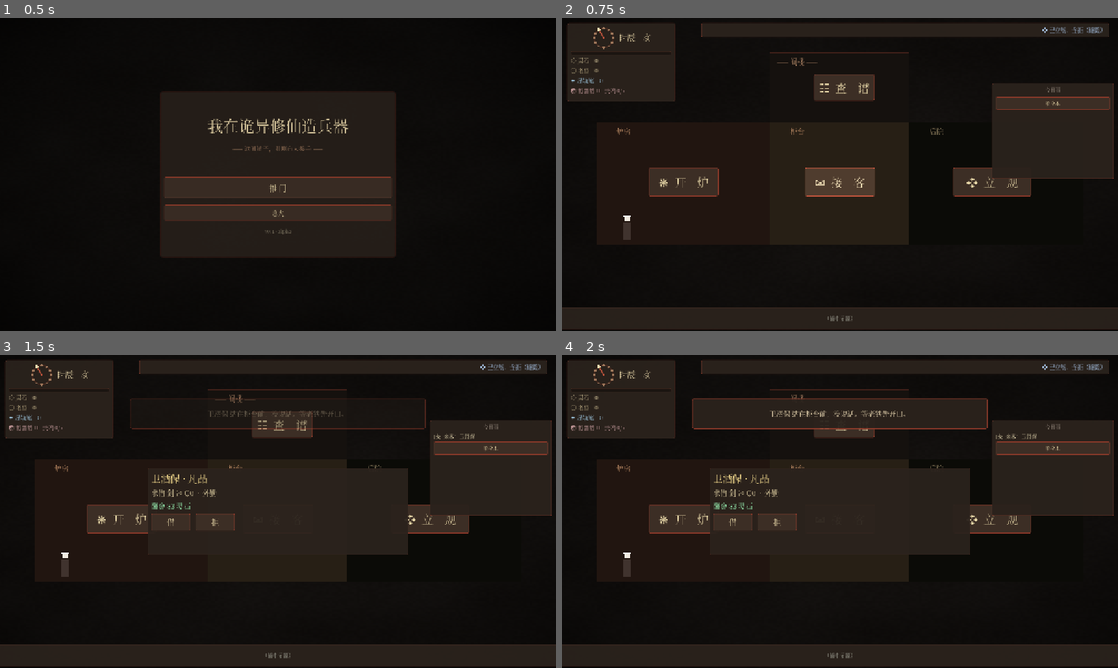
Above: before the commit, frames 1-4 (two rows, left to right).
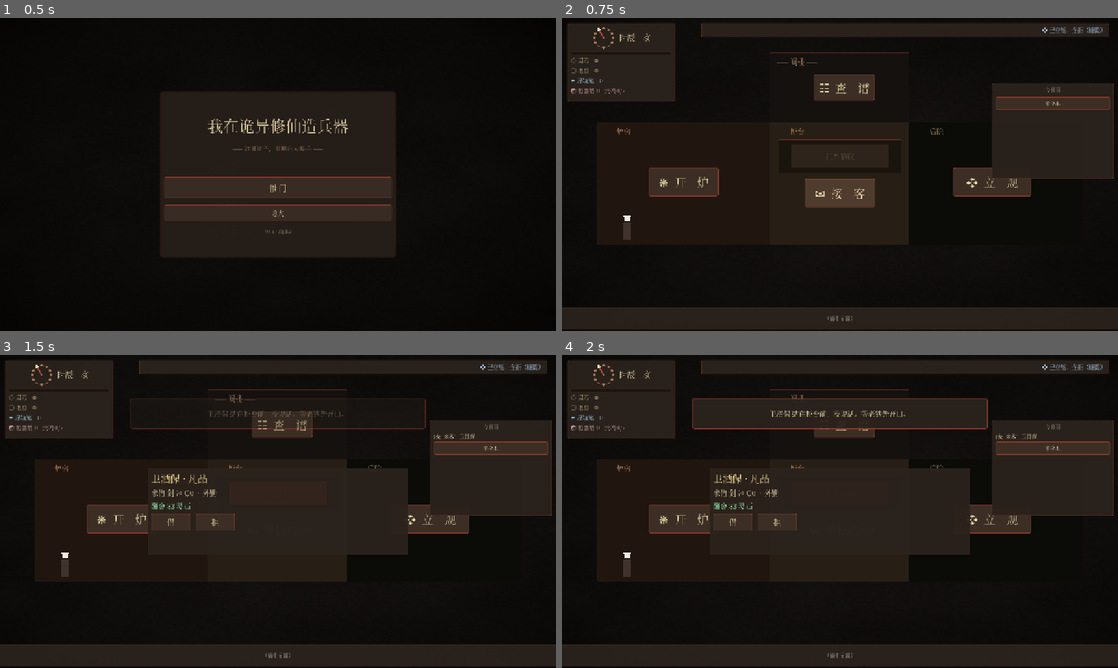
Above: after the commit, the same moments.

Repository: guliqianxun/XiuXianLegend
Game: Godot game, scene res://scenes/main_menu.tscn
The game is run twice, just before and just after one commit, with the same random seed, the same clock (stepped at 60 frames per second) and the same inputs.
Inputs:
- Up to frame 1 (0.5 s): no input
- Up to frame 2 (0.75 s): click "推门" at 0.5 s
- Up to frame 3 (1.5 s): click "✉ 接 客" at 1.25 s
- Up to frame 4 (2 s): no input

Frame 1 is identical in both runs. In frame 2, 1.2% of the frame differs, in the area x 39-61%, y 38-61%; in frame 3, less than 0.1%; in frame 4, less than 0.1%.

Commit message:
feat(ui): 柜台门帘指示器 + 星谱 ESC/✕ 关闭（UI 易用性 v1）
A · DoorVisual 组件（door_visual.gd/.tscn）4 状态：
- idle: 暗灰静止 + "门外静寂"
- pending: 朱红浅亮 + "门外有客" + 按钮 disabled "等回应中…"
- just-arrived: 朱红 flash + 帘横晃 1s + "来客了"
- just-failed: 灰 flash + "门外无人迹" 0.6s
shop_screen 联动按钮文案 + 1.5s 节流 EventLog counter_empty

B · codex_screen.gd 加 _unhandled_input ESC 关闭 + 右上角 ✕ 小按钮

测试：test_door_visual_smoke 8 PASS + 全套 33 测试场景 0 FAIL

Co-Authored-By: Claude Opus 4.7 (1M context) <noreply@anthropic.com>

Diff:
--- a/godot/scenes/shop.tscn
+++ b/godot/scenes/shop.tscn
@@ -16,6 +16,7 @@
 [ext_resource type="Shader" path="res://scripts/shaders/paper_grain.gdshader" id="14"]
 [ext_resource type="Script" path="res://scripts/ui/shichen_dial.gd" id="15"]
 [ext_resource type="PackedScene" path="res://scenes/ui/pause_menu.tscn" id="16"]
+[ext_resource type="PackedScene" path="res://scenes/ui/door_visual.tscn" id="17"]
 
 [sub_resource type="ShaderMaterial" id="bg_mat"]
 shader = ExtResource("14")
@@ -82,11 +83,17 @@
 color = Color(0.545, 0.227, 0.165, 0.4)
 mouse_filter = 2
 
+[node name="DoorVisual" parent="AreaCounter" instance=ExtResource("17")]
+offset_left = 20.0
+offset_top = 38.0
+offset_right = 300.0
+offset_bottom = 118.0
+
 [node name="OpenCounterButton" type="Button" parent="AreaCounter"]
 offset_left = 80.0
-offset_top = 105.0
+offset_top = 130.0
 offset_right = 240.0
-offset_bottom = 170.0
+offset_bottom = 195.0
 text = "✉  接　客"
 theme_override_font_sizes/font_size = 26
 
--- /dev/null
+++ b/godot/scenes/test/test_door_visual_smoke.tscn
@@ -0,0 +1,6 @@
+[gd_scene load_steps=2 format=3]
+
+[ext_resource type="Script" path="res://scripts/test/test_door_visual_smoke.gd" id="1"]
+
+[node name="TestDoorVisualSmoke" type="Node"]
+script = ExtResource("1")
--- a/godot/scenes/ui/codex_screen.tscn
+++ b/godot/scenes/ui/codex_screen.tscn
@@ -113,4 +113,16 @@
 text = "关闭"
 custom_minimum_size = Vector2(0, 40)
 
+[node name="CornerCloseButton" type="Button" parent="."]
+anchors_preset = 1
+anchor_left = 1.0
+anchor_right = 1.0
+offset_left = -52.0
+offset_top = 12.0
+offset_right = -12.0
+offset_bottom = 44.0
+text = "✕"
+theme_override_font_sizes/font_size = 18
+theme_override_colors/font_color = Color(0.95, 0.85, 0.65, 1)
+
 [node name="StarDetailPanel" parent="." instance=ExtResource("3")]
--- /dev/null
+++ b/godot/scenes/ui/door_visual.tscn
@@ -0,0 +1,40 @@
+[gd_scene load_steps=2 format=3]
+
+[ext_resource type="Script" path="res://scripts/ui/door_visual.gd" id="1"]
+
+[node name="DoorVisual" type="Control"]
+custom_minimum_size = Vector2(280, 80)
+script = ExtResource("1")
+
+[node name="Frame" type="ColorRect" parent="."]
+offset_right = 280.0
+offset_bottom = 80.0
+color = Color(0.103, 0.078, 0.054, 1)
+mouse_filter = 2
+
+[node name="FrameTopBar" type="ColorRect" parent="Frame"]
+offset_left = 0.0
+offset_top = 0.0
+offset_right = 280.0
+offset_bottom = 2.0
+color = Color(0.545, 0.227, 0.165, 0.55)
+mouse_filter = 2
+
+[node name="Curtain" type="ColorRect" parent="."]
+offset_left = 28.0
+offset_top = 14.0
+offset_right = 252.0
+offset_bottom = 66.0
+color = Color(0.182, 0.142, 0.108, 1)
+mouse_filter = 2
+
+[node name="Label" type="Label" parent="Curtain"]
+offset_left = 0.0
+offset_top = 14.0
+offset_right = 224.0
+offset_bottom = 38.0
+text = "门外静寂"
+horizontal_alignment = 1
+theme_override_font_sizes/font_size = 16
+theme_override_colors/font_color = Color(0.6, 0.55, 0.45, 1)
+mouse_filter = 2
--- /dev/null
+++ b/godot/scripts/test/test_door_visual_smoke.gd
@@ -0,0 +1,75 @@
+extends Node
+## DoorVisual 烟测：scene 加载 + 状态切换不崩 + label 文本符合预期
+
+var _passed: int = 0
+var _failed: int = 0
+
+
+func _ready() -> void:
+	await get_tree().process_frame
+	await _test_scene_loads()
+	await _test_idle_initial_state()
+	await _test_flash_arrival_changes_label()
+	await _test_flash_failed_then_returns_idle()
+	print("\n========== test_door_visual_smoke ==========")
+	print("PASS: %d  FAIL: %d" % [_passed, _failed])
+	get_tree().quit(0 if _failed == 0 else 1)
+
+
+func _ok(m: String) -> void: _passed += 1; print("[PASS] " + m)
+func _bad(m: String) -> void: _failed += 1; print("[FAIL] " + m)
+func _assert(c: bool, m: String) -> void: (_ok if c else _bad).call(m)
+
+
+func _make_dv() -> DoorVisual:
+	var pkd: PackedScene = load("res://scenes/ui/door_visual.tscn")
+	var dv: DoorVisual = pkd.instantiate()
+	add_child(dv)
+	return dv
+
+
+func _test_scene_loads() -> void:
+	var pkd: PackedScene = load("res://scenes/ui/door_visual.tscn")
+	_assert(pkd != null, "door_visual.tscn loadable")
+	var dv: DoorVisual = pkd.instantiate()
+	_assert(dv != null, "instantiable")
+	_assert(dv.has_node("Curtain"), "has Curtain")
+	_assert(dv.has_node("Curtain/Label"), "has Curtain/Label")
+	dv.queue_free()
+	await get_tree().process_frame
+
+
+func _test_idle_initial_state() -> void:
+	# 确保 EncounterState.pending_request 是 null（默认）
+	EncounterState.pending_request = null
+	var dv := _make_dv()
+	await get_tree().process_frame
+	var label: Label = dv.get_node("Curtain/Label")
+	_assert(label.text == DoorVisual.TEXT_IDLE, "idle text=门外静寂 (got %s)" % label.text)
+	dv.queue_free()
+	await get_tree().process_frame
+
+
+func _test_flash_arrival_changes_label() -> void:
+	EncounterState.pending_request = null
+	var dv := _make_dv()
+	await get_tree().process_frame
+	dv.flash_arrival()
+	var label: Label = dv.get_node("Curtain/Label")
+	_assert(label.text == DoorVisual.TEXT_ARRIVED, "arrival text=来客了 (got %s)" % label.text)
+	dv.queue_free()
+	await get_tree().process_frame
+
+
+func _test_flash_failed_then_returns_idle() -> void:
+	EncounterState.pending_request = null
+	var dv := _make_dv()
+	await get_tree().process_frame
+	dv.flash_failed()
+	var label: Label = dv.get_node("Curtain/Label")
+	_assert(label.text == DoorVisual.TEXT_FAIL, "fail text=门外无人迹 (got %s)" % label.text)
+	# 等 0.7s 让 tween 跑完回到 idle
+	await get_tree().create_timer(0.75).timeout
+	_assert(label.text == DoorVisual.TEXT_IDLE, "after 0.75s back to idle (got %s)" % label.text)
+	dv.queue_free()
+	await get_tree().process_frame
--- a/godot/scripts/ui/codex_screen.gd
+++ b/godot/scripts/ui/codex_screen.gd
@@ -14,6 +14,7 @@
 @onready var _progress_label: Label = $Layout/Progress
 @onready var _brush_label: Label = $Layout/BrushBar
 @onready var _close_btn: Button = $Layout/CloseButton
+@onready var _corner_close_btn: Button = $CornerCloseButton
 @onready var _star_field: Control = $Layout/StarField
 @onready var _line_canvas: CodexLineCanvas = $Layout/StarField/LineCanvas
 @onready var _detail_panel: StarDetailPanel = $StarDetailPanel
@@ -30,6 +31,7 @@
 func _ready() -> void:
 	visible = false
 	_close_btn.pressed.connect(_on_close)
+	_corner_close_btn.pressed.connect(_on_close)
 	EventBus.star_lit.connect(_on_star_lit)
 	EventBus.resonance_activated.connect(_on_resonance_activated)
 	EventBus.star_brushes_changed.connect(_on_brushes_changed)
@@ -201,3 +203,11 @@
 
 func _on_close() -> void:
 	visible = false
+
+
+func _unhandled_input(event: InputEvent) -> void:
+	if not visible:
+		return
+	if event.is_action_pressed(&"ui_cancel"):
+		_on_close()
+		get_viewport().set_input_as_handled()
--- /dev/null
+++ b/godot/scripts/ui/door_visual.gd
@@ -0,0 +1,97 @@
+class_name DoorVisual
+extends Control
+## 柜台门帘指示器。两个 base 状态（idle / pending）+ 两个瞬态效果（just-arrived / just-failed）。
+## idle: 暗灰静止 + "门外静寂"
+## pending: 朱红浅亮 + "门外有客"
+## just-arrived: 朱红 flash 0.3s + 帘横晃 1s → 落入 pending
+## just-failed: 灰 flash 0.6s + "门外无人迹"
+
+const COLOR_IDLE := Color(0.182, 0.142, 0.108, 1.0)
+const COLOR_PENDING := Color(0.545, 0.227, 0.165, 0.85)
+const COLOR_FAIL := Color(0.32, 0.32, 0.32, 0.85)
+const TEXT_IDLE := "门外静寂"
+const TEXT_PENDING := "门外有客"
+const TEXT_ARRIVED := "来客了"
+const TEXT_FAIL := "门外无人迹"
+
+@onready var _curtain: ColorRect = $Curtain
+@onready var _label: Label = $Curtain/Label
+
+var _curtain_origin_x: float = 0.0
+var _active_tween: Tween
+
+
+func _ready() -> void:
+	_curtain_origin_x = _curtain.position.x
+	EventBus.customer_arrived.connect(_on_customer_arrived)
+	EventBus.equipment_returned.connect(_on_equipment_returned)
+	EventBus.customer_left.connect(_on_customer_left)
+	_refresh_base()
+
+
+func _refresh_base() -> void:
+	if EncounterState.pending_request != null:
+		_apply_pending()
+	else:
+		_apply_idle()
+
+
+func _apply_idle() -> void:
+	_curtain.color = COLOR_IDLE
+	_label.text = TEXT_IDLE
+	_label.modulate = Color(0.6, 0.55, 0.45, 1.0)
+
+
+func _apply_pending() -> void:
+	_curtain.color = COLOR_PENDING
+	_label.text = TEXT_PENDING
+	_label.modulate = Color(0.95, 0.85, 0.65, 1.0)
+
+
+func _on_customer_arrived(_a: Variant = null, _b: Variant = null) -> void:
+	# 信号有 1-arg 和 2-arg 两种形态（spawner 实际 emit 2 个）；用变长接收
+	flash_arrival()
+
+
+func _on_equipment_returned(_cid: StringName, _gear: Variant, _outcome: StringName) -> void:
+	# 客人归还后 pending 已清，回到 idle
+	_refresh_base()
+
+
+func _on_customer_left(_cid: StringName, _refused: bool) -> void:
+	_refresh_base()
+
+
+## 来客了：朱红 flash + 帘横晃 1s → 停在 pending 态
+func flash_arrival() -> void:
+	_kill_active_tween()
+	_label.text = TEXT_ARRIVED
+	_label.modulate = Color(1.0, 0.92, 0.55, 1.0)
+	_curtain.color = Color(0.78, 0.32, 0.22, 1.0)
+	var t := create_tween()
+	_active_tween = t
+	# 横晃 3 来回
+	t.set_loops(3)
+	t.tween_property(_curtain, "position:x", _curtain_origin_x + 6.0, 0.12)
+	t.tween_property(_curtain, "position:x", _curtain_origin_x - 6.0, 0.12)
+	t.set_loops(1)
+	t.tween_property(_curtain, "position:x", _curtain_origin_x, 0.08)
+	t.tween_callback(_apply_pending)
+
+
+## 接客失败（spawn miss）：灰 flash + "门外无人迹" 0.6s
+func flash_failed() -> void:
+	_kill_active_tween()
+	_label.text = TEXT_FAIL
+	_label.modulate = Color(0.7, 0.7, 0.7, 1.0)
+	_curtain.color = COLOR_FAIL
+	var t := create_tween()
+	_active_tween = t
+	t.tween_interval(0.6)
+	t.tween_callback(_refresh_base)
+
+
+func _kill_active_tween() -> void:
+	if _active_tween != null and _active_tween.is_running():
+		_active_tween.kill()
+	_curtain.position.x = _curtain_origin_x
--- a/godot/scripts/ui/shop_screen.gd
+++ b/godot/scripts/ui/shop_screen.gd
@@ -23,6 +23,7 @@
 @onready var _open_codex_btn: Button = $AreaLoft/OpenCodexButton
 @onready var _codex_screen: CodexScreen = $CodexScreen
 @onready var _open_counter_btn: Button = $AreaCounter/OpenCounterButton
+@onready var _door_visual: DoorVisual = $AreaCounter/DoorVisual
 @onready var _customer_panel: CustomerArrivalPanel = $CustomerArrivalPanel
 @onready var _lend_dialog: LendDialog = $LendDialog
 @onready var _return_notice: ReturnNotice = $ReturnNotice
@@ -83,7 +84,25 @@
 	# 启动后弹出小本（如果有未读条目）
 	if not GameState.offline_diary_pending.is_empty():
 		_diary_screen.open(GameState.offline_diary_pending.duplicate())
+	# 柜台按钮联动 pending 状态
+	EventBus.customer_arrived.connect(func(_a: Variant = null, _b: Variant = null) -> void: _refresh_counter_button())
+	EventBus.equipment_returned.connect(func(_c: StringName, _g: Variant, _o: StringName) -> void: _refresh_counter_button())
+	EventBus.customer_left.connect(func(_c: StringName, _r: bool) -> void: _refresh_counter_button())
+	_refresh_counter_button()
 	_refresh_hud()
+
+
+const COUNTER_FAIL_THROTTLE_SEC := 1.5
+var _last_counter_fail_unix: float = -10.0
+
+
+func _refresh_counter_button() -> void:
+	if EncounterState.pending_request != null:
+		_open_counter_btn.text = "✉  等回应中…"
+		_open_counter_btn.disabled = true
+	else:
+		_open_counter_btn.text = "✉  接　客"
+		_open_counter_btn.disabled = false
 
 
 func _run_offline_settlement() -> void:
@@ -158,8 +177,16 @@
 # ── Customer 流程 ─────────────────────────────
 
 func _on_open_counter() -> void:
-	if not CustomerSpawner.spawn_now():
-		push_warning("counter: pending request exists or spawn failed (pending=%s)" % EncounterState.pending_request)
+	if CustomerSpawner.spawn_now():
+		return
+	# spawn_now == false：要么 pending 已存在（按钮本应 disabled，防意外），要么 spawn miss
+	if EncounterState.pending_request != null:
+		return
+	_door_visual.flash_failed()
+	var now: float = float(Time.get_ticks_msec()) * 0.001
+	if now - _last_counter_fail_unix >= COUNTER_FAIL_THROTTLE_SEC:
+		EventLog.add_entry(&"counter_empty", "门外无人迹", &"normal")
+		_last_counter_fail_unix = now
 
 
 func _on_customer_arrived(_cid: StringName, req: Variant) -> void:
Not shown: 1 places in godot/scenes/shop.tscn that only renumber resources
Not shown, added: godot/scripts/test/test_door_visual_smoke.gd.uid
Not shown, added: godot/scripts/ui/door_visual.gd.uid
Not shown, changed: README.md
